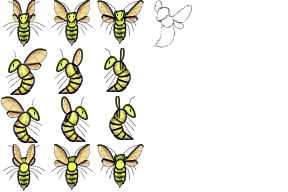
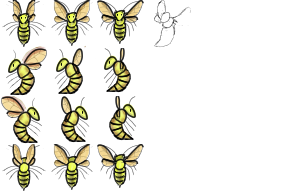
Layer changes from the first 288 x 192 image to the second:
"Left down 1": blend normal → pass through over [153, 0, 192, 48]
added layer "Sketch 2" in group "Left down 1" over [153, 0, 192, 48]
hid "Sketch", opacity 100% → 47% over [153, 0, 192, 48]
showed "背景" over [14, 0, 192, 64]
